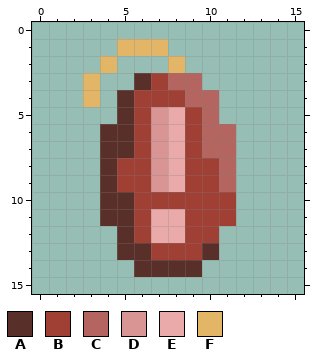
One commit to this pixel-art sprite: files/spells/panic_bomb.png. Above is the file before it was changed.
The file is 16x16 pixels.
Palette (. is transparent): A #592f2a  B #a03f34  C #b4655f  D #d99494  E #eaaaaa  F #e3b667
Pixels before, first column x 3:
 1 ..FFF....
 2 .F...F...
 3 F..ABCC..
 4 F.ABBBCC.
 5 ..ABDEBC.
 6 .AABDEBCC
 7 .AABDEBCC
 8 .ABBDEBBC
 9 .ABBDEBBC
10 .AABBBBBB
11 .AABEEBBB
12 ..ABEEBB.
13 ..AABBBA.
14 ...AAAA..
After:
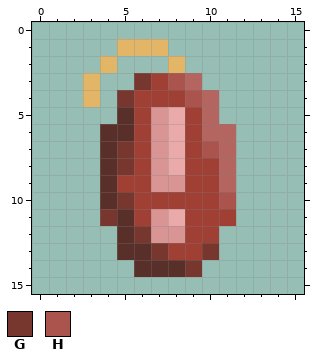
Colours new in this view: G #77372e  H #ab544d
Changes in this commit:
{"y":3,"x":6,"old":"A","new":"G"}
{"y":3,"x":8,"old":"C","new":"H"}
{"y":4,"x":5,"old":"A","new":"G"}
{"y":4,"x":9,"old":"C","new":"H"}
{"y":7,"x":5,"old":"A","new":"G"}
{"y":7,"x":10,"old":"C","new":"H"}
{"y":8,"x":5,"old":"B","new":"G"}
{"y":9,"x":8,"old":"E","new":"D"}
{"y":10,"x":5,"old":"A","new":"G"}
{"y":10,"x":11,"old":"B","new":"H"}
{"y":11,"x":4,"old":"A","new":"G"}
{"y":11,"x":7,"old":"E","new":"D"}
{"y":12,"x":6,"old":"BEE","new":"GDD"}
{"y":13,"x":7,"old":"B","new":"G"}
{"y":13,"x":10,"old":"A","new":"G"}
{"y":14,"x":9,"old":"A","new":"G"}
